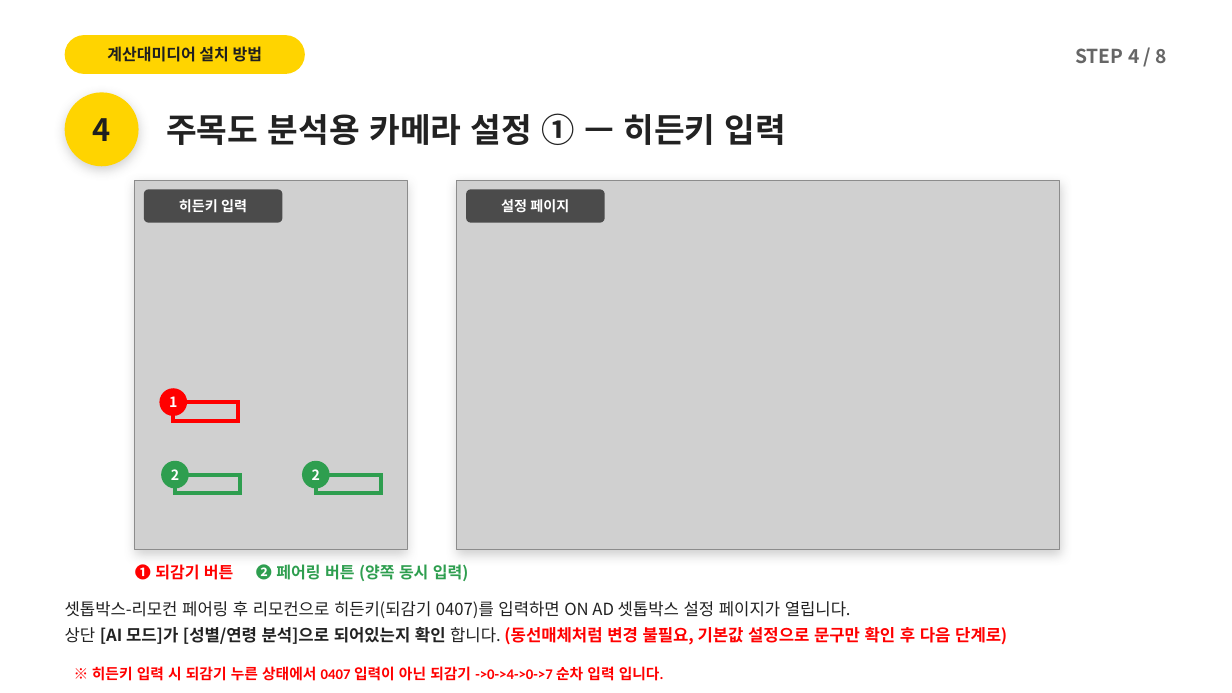
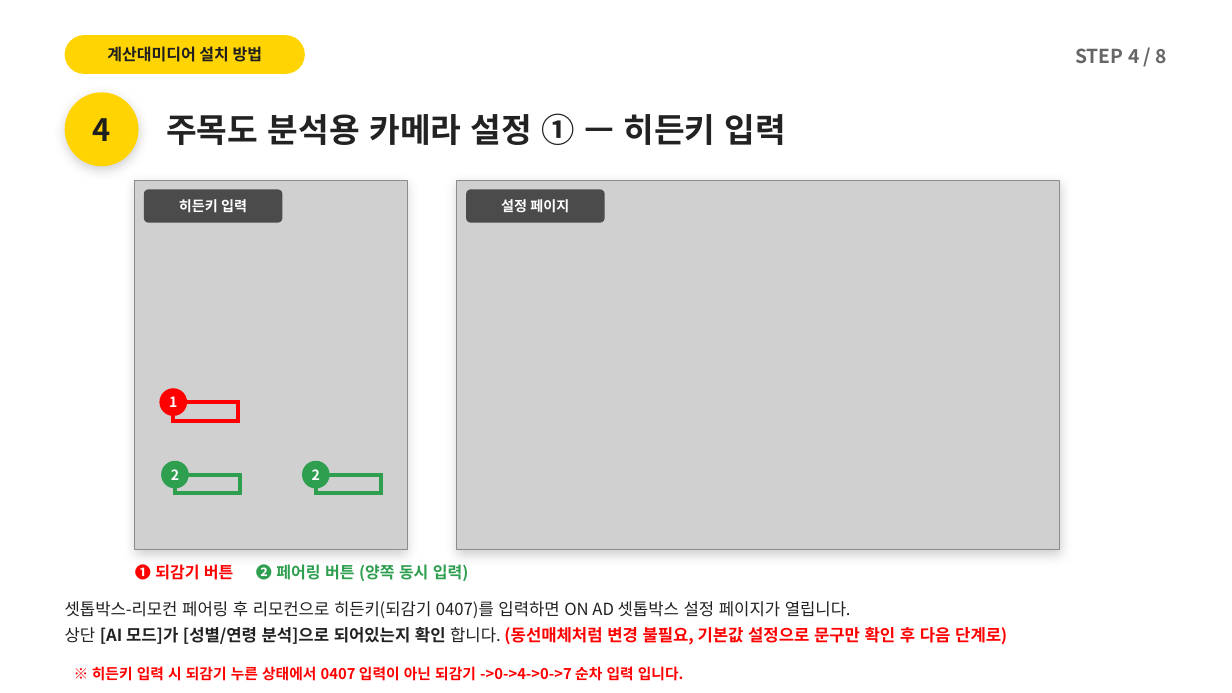
Before and after one commit to alsdn2947/ars, a slide deck: slide 20 of 이마트_AI카메라_설치매뉴얼.pptx. Drawn at 1232x693 pixels with LibreOffice and Linux fonts; fonts in the diff are those of the drawing; grey boxes stand for pictures. Boxes give left, top, right and bottom in pixels: in the first picture for what was removed or moved away, otherwise in the second. Text is boxed around its words. In the diff, an @@ line names an element or a change of style, - is before the commit and + after.

```diff
--- a/이마트_AI카메라_설치매뉴얼.pptx
+++ b/이마트_AI카메라_설치매뉴얼.pptx
@@ text "※ 히든키 입력 시 되감기 ..." at <box>92,666,684,681</box>: font Calibri to Noto Sans CJK KR @@
```
Also in this commit, not shown: 2 other slides changed, 1 other file.
